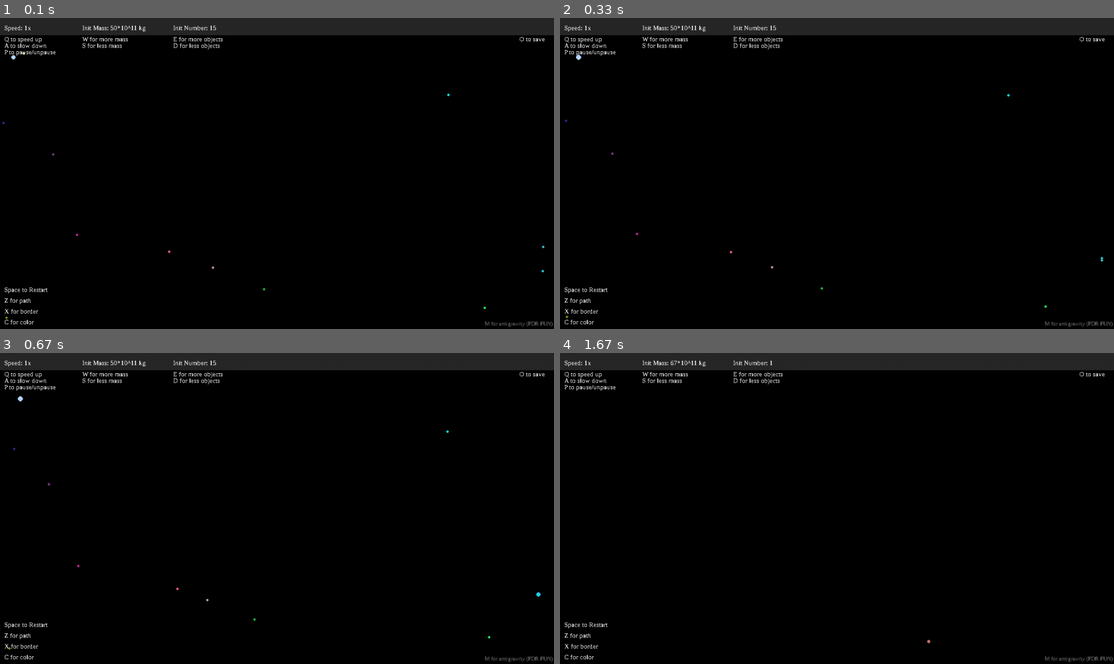
Above: before the commit, frames 1-4 (two rows, left to right).
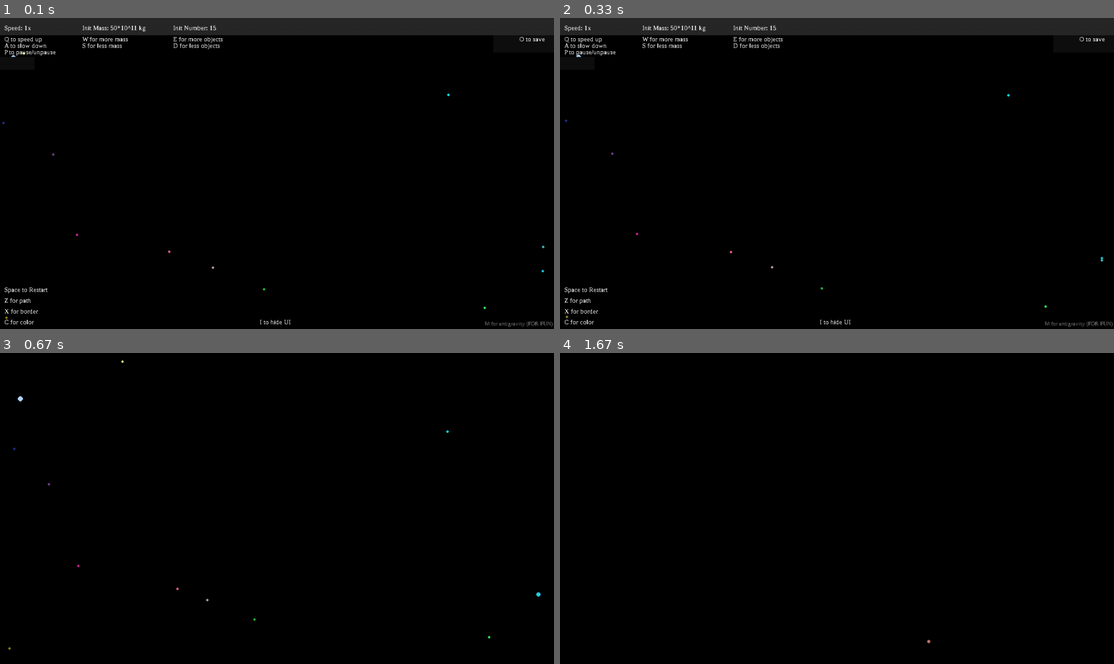
Above: after the commit, the same moments.

Repository: HiDoYa/gravity-simulation
Game: pygame game, started from simulation/main.py
Same seed, same stepped clock (60 frames per second), same inputs: the game is played once before the commit and once after it.
Inputs:
- Up to frame 1 (0.1 s): no input
- Up to frame 2 (0.33 s): no input
- Up to frame 3 (0.67 s): tap I at 0.33 s
- Up to frame 4 (1.67 s): hold D 0.67-1.13 s; tap Space at 0.73, 1.03, 1.23, 1.57 s; tap I at 0.82 s; hold W 1.17-1.47 s; tap 1 at 1.32 s; hold D from 1.5 s (still down)

The runs differ from the first frame. In frame 1, less than 0.1% of the frame differs, in the area x 2-53%, y 12-99%; in frame 2, less than 0.1%; in frame 3, 6.2%; in frame 4, 6.2%, in the area x 0-100%, y 0-100%.

Commit message:
Added 'hide ui' function

Diff:
--- a/simulation/main.py
+++ b/simulation/main.py
@@ -15,6 +15,8 @@
 WHITE = (255, 255, 255)
 GRAY = (120, 120, 120)
 DARK_RED = (156, 43, 43)
+LIGHT_GRAY = (40, 40, 40)
+DARK_GRAY = (15, 15, 15)
 
 # Initialize for program
 pygame.init()
@@ -25,6 +27,7 @@
 # Font and text
 pygame.font.init()
 font_type = "Times New Roman"
+text_font_large = pygame.font.SysFont(font_type, 20)
 text_font = pygame.font.SysFont(font_type, 15)
 text_font_small = pygame.font.SysFont(font_type, 13)
 
@@ -40,8 +43,10 @@
 text_h = text_font.render("D for less objects", False, WHITE)
 text_p = text_font.render("P to pause/unpause", False, WHITE)
 text_o = text_font.render("O to save", False, WHITE)
+text_i = text_font.render("I to hide UI", False, WHITE)
 
 # Status messages
+text_pause = text_font_large.render("Paused", False, DARK_RED)
 text_saved = text_font.render("Saved!", False, DARK_RED)
 text_error = text_font.render("Error encountered.", False, DARK_RED)
 
@@ -70,6 +75,7 @@
 draw_color = True
 border = False
 file_open = False
+hide_controls = False
 
 # For keeping time
 # Last_saved_time and last_error_time starts at negative to prevent showing at beginning of the game
@@ -414,6 +420,13 @@
         last_time = current_time
         GRAV_CONST *= -1
 
+    # Hide UI
+    elif pressed[pygame.K_i] and current_time > delay + last_time:
+        last_time = current_time
+        hide_controls = not hide_controls
+        if hide_controls:
+            screen.fill(BLACK)
+
     # Checks for number press between 0 to 9 -> opens the corresponding file
     for i in range(10):
         open_preset(i)
@@ -468,78 +481,89 @@
             for i in objects:
                 i.draw_object()
 
-    # Rectangle for top bar
-    pygame.draw.rect(screen, (40, 40, 40), (0, 0, size[0], 40))
-
-    # If an object is selected, display its information
-    for i in objects:
-        if i.selected and not i.merged:
-            object_information_x = "X  Position: " + str(round(i.position_x, 2))
-            object_information_y = "Y  Position: " + str(size[1] - round(i.position_y, 2))
-            object_information_vel_x = "X  Velocity: "  + str(round(i.velocity_x, 3)) + "m/s"
-            object_information_vel_y = "Y  Velocity: "  + str(round(-i.velocity_y, 3)) + "m/s"
-            object_information_acc_x = "X  Acceleration: " + str(round(i.acceleration_x, 5)) + "m/s^2"
-            object_information_acc_y = "Y  Acceleration: " + str(round(-i.acceleration_y, 5)) + "m/s^2"
-            object_information_force_x = "X  Force: " + str('%.3e' % i.store_force_x) + "N"
-            object_information_force_y = "Y  Force: " + str('%.3e' % -i.store_force_y) + "N"
-            # Display the text
-            text_display_x = text_font_small.render(object_information_x, False, WHITE)
-            text_display_y = text_font_small.render(object_information_y, False, WHITE)
-            text_display_vel_x = text_font_small.render(object_information_vel_x, False, WHITE)
-            text_display_vel_y = text_font_small.render(object_information_vel_y, False, WHITE)
-            text_display_acc_x = text_font_small.render(object_information_acc_x, False, WHITE)
-            text_display_acc_y = text_font_small.render(object_information_acc_y, False, WHITE)
-            text_display_force_x = text_font_small.render(object_information_force_x, False, WHITE)
-            text_display_force_y = text_font_small.render(object_information_force_y, False, WHITE)
-            screen.blit(text_display_x, (600, 4))
-            screen.blit(text_display_y, (600, 25))
-            screen.blit(text_display_vel_x, (760, 4))
-            screen.blit(text_display_vel_y, (760, 25))
-            screen.blit(text_display_acc_x, (900, 4))
-            screen.blit(text_display_acc_y, (900, 25))
-            screen.blit(text_display_force_x, (1100, 4))
-            screen.blit(text_display_force_y, (1100, 25))
-
-    # Game speed change
-    text_speed = text_font.render("Speed: " + str(game_speed) + "x", False, WHITE)
-    screen.blit(text_speed, (10, 14))
-    screen.blit(text_s, (10, 40))
-    screen.blit(text_a, (10, 55))
-    screen.blit(text_p, (10, 70))
-
-    # Mass Change
-    text_mass = text_font.render("Init Mass: " + str(start_mass) + "*10^11 kg", False, WHITE)
-    screen.blit(text_mass, (190, 14))
-    screen.blit(text_d, (190, 40))
-    screen.blit(text_f, (190, 55))
-
-    # Number change
-    text_number = text_font.render("Init Number: " + str(number_of_objects), False, WHITE)
-    screen.blit(text_number, (400, 14))
-    screen.blit(text_g, (400, 40))
-    screen.blit(text_h, (400, 55))
-
-    # Instructions
-    screen.blit(text_space, (10, size[1] - 100))
-    screen.blit(text_z, (10, size[1] - 75))
-    screen.blit(text_x, (10, size[1] - 50))
-    screen.blit(text_c, (10, size[1] - 25))
-    screen.blit(text_o, (size[0] - 80, 40))
-
-    # Displays saved when a game is saved
-    if last_saved_time + 60 > current_time:
-        screen.blit(text_saved, (size[0] - 80, 55))
-
-    if last_error_time + 60 > current_time:
-        screen.blit(text_error, (size[0] - 130, 55))
-
-    # Wtf 2
-    if GRAV_CONST > 0:
-        text_m = text_font_small.render("M for antigravity (FOR FUN)", False, GRAY)
-    else:
-        text_m = text_font_small.render("M for antigravity (FOR FUN)", False, DARK_RED)
-
-    screen.blit(text_m, (size[0] - 160, size[1] - 20))
+    if not hide_controls:
+        # Rectangle for top bar
+        pygame.draw.rect(screen, LIGHT_GRAY, (0, 0, size[0], 40))
+
+        # Draw boxes to clear the text
+        pygame.draw.rect(screen, DARK_GRAY, (0, 90, 80, 30))
+        pygame.draw.rect(screen, DARK_GRAY, (size[0] - 140, 40, 140, 40))
+
+        # If an object is selected, display its information
+        for i in objects:
+            if i.selected and not i.merged:
+                object_information_x = "X  Position: " + str(round(i.position_x, 2))
+                object_information_y = "Y  Position: " + str(size[1] - round(i.position_y, 2))
+                object_information_vel_x = "X  Velocity: "  + str(round(i.velocity_x, 3)) + "m/s"
+                object_information_vel_y = "Y  Velocity: "  + str(round(-i.velocity_y, 3)) + "m/s"
+                object_information_acc_x = "X  Acceleration: " + str(round(i.acceleration_x, 5)) + "m/s^2"
+                object_information_acc_y = "Y  Acceleration: " + str(round(-i.acceleration_y, 5)) + "m/s^2"
+                object_information_force_x = "X  Force: " + str('%.3e' % i.store_force_x) + "N"
+                object_information_force_y = "Y  Force: " + str('%.3e' % -i.store_force_y) + "N"
+                # Display the text
+                text_display_x = text_font_small.render(object_information_x, False, WHITE)
+                text_display_y = text_font_small.render(object_information_y, False, WHITE)
+                text_display_vel_x = text_font_small.render(object_information_vel_x, False, WHITE)
+                text_display_vel_y = text_font_small.render(object_information_vel_y, False, WHITE)
+                text_display_acc_x = text_font_small.render(object_information_acc_x, False, WHITE)
+                text_display_acc_y = text_font_small.render(object_information_acc_y, False, WHITE)
+                text_display_force_x = text_font_small.render(object_information_force_x, False, WHITE)
+                text_display_force_y = text_font_small.render(object_information_force_y, False, WHITE)
+                screen.blit(text_display_x, (600, 4))
+                screen.blit(text_display_y, (600, 25))
+                screen.blit(text_display_vel_x, (760, 4))
+                screen.blit(text_display_vel_y, (760, 25))
+                screen.blit(text_display_acc_x, (900, 4))
+                screen.blit(text_display_acc_y, (900, 25))
+                screen.blit(text_display_force_x, (1100, 4))
+                screen.blit(text_display_force_y, (1100, 25))
+
+        # Game speed change
+        text_speed = text_font.render("Speed: " + str(game_speed) + "x", False, WHITE)
+        screen.blit(text_speed, (10, 14))
+        screen.blit(text_s, (10, 40))
+        screen.blit(text_a, (10, 55))
+        screen.blit(text_p, (10, 70))
+
+        # Mass Change
+        text_mass = text_font.render("Init Mass: " + str(start_mass) + "*10^11 kg", False, WHITE)
+        screen.blit(text_mass, (190, 14))
+        screen.blit(text_d, (190, 40))
+        screen.blit(text_f, (190, 55))
+
+        # Number change
+        text_number = text_font.render("Init Number: " + str(number_of_objects), False, WHITE)
+        screen.blit(text_number, (400, 14))
+        screen.blit(text_g, (400, 40))
+        screen.blit(text_h, (400, 55))
+
+        # Instructions
+        screen.blit(text_space, (10, size[1] - 100))
+        screen.blit(text_z, (10, size[1] - 75))
+        screen.blit(text_x, (10, size[1] - 50))
+        screen.blit(text_c, (10, size[1] - 25))
+        screen.blit(text_o, (size[0] - 80, 40))
+        screen.blit(text_i, (600, size[1] - 25))
+
+        # Displays when paused
+        if pause:
+            screen.blit(text_pause, (10, 90))
+
+        # Displays saved when a game is saved
+        if last_saved_time + 60 > current_time:
+            screen.blit(text_saved, (size[0] - 80, 55))
+
+        # Displays when loading game causes error
+        if last_error_time + 60 > current_time:
+            screen.blit(text_error, (size[0] - 130, 55))
+
+        # Wtf 2
+        if GRAV_CONST > 0:
+            text_m = text_font_small.render("M for antigravity (FOR FUN)", False, GRAY)
+        else:
+            text_m = text_font_small.render("M for antigravity (FOR FUN)", False, DARK_RED)
+
+        screen.blit(text_m, (size[0] - 160, size[1] - 20))
 
     # Border drawing
     if border:
